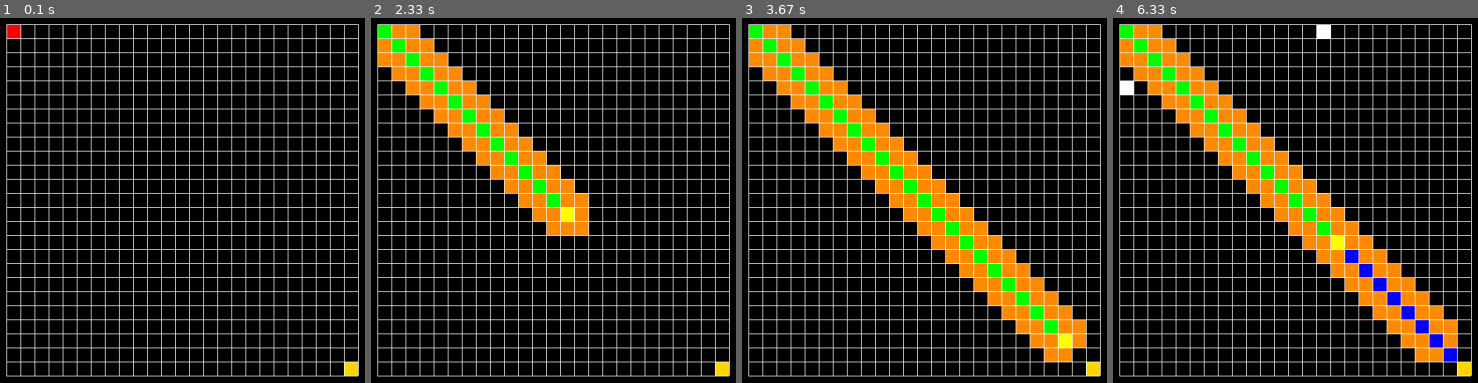
Above: before the commit, frames 1-4 (left to right).
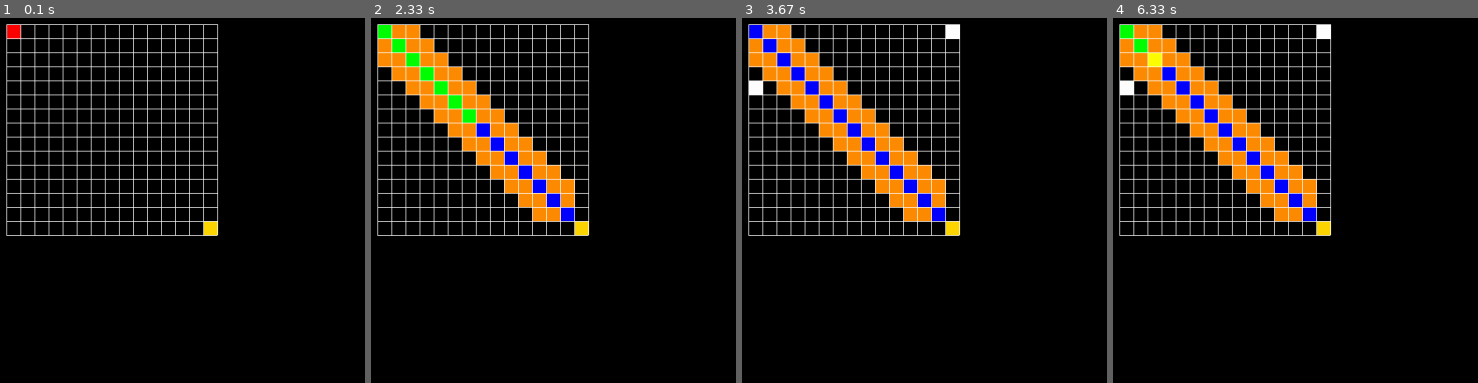
Above: after the commit, the same moments.

Repository: Elfikk/PathFindingVisualisation
Game: pygame game, started from main.py
Same seed, same stepped clock (60 frames per second), same inputs: the game is played once before the commit and once after it.
Inputs (mouse positions are in pixels of both pictures, inside the frame that each line leads up to):
- Up to frame 1 (0.1 s): no input
- Up to frame 2 (2.33 s): tap Space at 0.33 s
- Up to frame 3 (3.67 s): click (953, 32) at 3.28 s; click (756, 87) at 3.62 s
- Up to frame 4 (6.33 s): tap Space at 3.97, 4.27 s

The runs differ from the first frame. In frame 1, 14% of the frame differs, in the area x 1-99%, y 1-99%; in frame 2, 15%; in frame 3, 22%; in frame 4, 21%.

Commit message:
For File Transfer

Diff:
--- a/Interface.py
+++ b/Interface.py
@@ -25,6 +25,8 @@
         self.columns = columns
         self.grid_x_min = x_min
         self.grid_y_min = y_min
+        # self.grid_gen_method = grid_gen_method
+        # self.graph_gen_method = graph_gen_method
 
     def change_status(self, node_id, code_word):
         #Used for changing the Tile colour in simple cases - can be used in
@@ -63,6 +65,11 @@
         return ((pos[0] - self.grid_x_min)//self.grid_interval, \
                 (pos[1] - self.grid_y_min)//self.grid_interval)
 
+    def update_grid(self, columns, rows, start_x, start_y, target_x, target_y):
+        if columns != self.columns or rows != self.rows:
+            #Regenerate grid from scratch.
+            self.graph
+
 
 def cartesian_distance(x0, y0, x1, y1):
     return ((x0 - x1)**2 + (y0 - y1)**2)**0.5
--- a/UI.py
+++ b/UI.py
@@ -46,32 +46,32 @@
         self.entry_group = QGroupBox()
         entries_layout = QVBoxLayout()
 
-        columns = QLineEdit("50")
+        self.columns_input = QLineEdit("50")
         by_label = QLabel("x")
-        rows = QLineEdit("50")
+        self.rows_input = QLineEdit("50")
 
         grid_size_layout = QHBoxLayout()
-        grid_size_layout.addWidget(columns)
+        grid_size_layout.addWidget(self.columns_input)
         grid_size_layout.addWidget(by_label)
-        grid_size_layout.addWidget(rows)
+        grid_size_layout.addWidget(self.rows_input)
 
-        start_x_entry = QLineEdit("0")
+        self.start_x_entry = QLineEdit("0")
         start_comma_label = QLabel(",")
-        start_y_entry = QLineEdit("0")
+        self.start_y_entry = QLineEdit("0")
 
         start_layout = QHBoxLayout()
-        start_layout.addWidget(start_x_entry)
+        start_layout.addWidget(self.start_x_entry)
         start_layout.addWidget(start_comma_label)
-        start_layout.addWidget(start_y_entry)
+        start_layout.addWidget(self.start_y_entry)
 
-        target_x_entry = QLineEdit("50")
+        self.target_x_entry = QLineEdit("50")
         target_comma_label = QLabel(",")
-        target_y_entry = QLineEdit("50")
+        self.target_y_entry = QLineEdit("50")
 
         target_layout = QHBoxLayout()
-        target_layout.addWidget(target_x_entry)
+        target_layout.addWidget(self.target_x_entry)
         target_layout.addWidget(target_comma_label)
-        target_layout.addWidget(target_y_entry)
+        target_layout.addWidget(self.target_y_entry)
 
         entries_layout.addStretch(1)
         entries_layout.addLayout(grid_size_layout)
@@ -91,7 +91,6 @@
 
         headings_layout = QGridLayout()
         headings_layout.addWidget(x_column_label, 0, 0)
-        # headings_layout.addStretch(1)
         headings_layout.addWidget(y_column_label, 0, 2)
 
         self.headings_group.setLayout(headings_layout)
@@ -120,7 +119,13 @@
 
     @pyqtSlot()
     def on_update(self):
-        self.update_method()
+        rows = int(self.rows_input.text())
+        columns = int(self.columns_input.text())
+        start_x = int(self.start_x_entry.text())
+        start_y = int(self.start_y_entry.text())
+        target_x = int(self.target_x_entry.text())
+        target_y = int(self.target_y_entry.text())
+        self.update_method(columns, rows, start_x, start_y, target_x, target_y)
 
     @pyqtSlot()
     def on_start(self):
--- a/main.py
+++ b/main.py
@@ -18,7 +18,7 @@
 background_colour = (0,0,0)
 grid_colour = (255,255,255)
 
-rows, columns = 25, 25
+rows, columns = 15, 15
 x_min, y_min = 140, 110
 interval = 20
 
@@ -38,8 +38,7 @@
     #To save on rewriting all the pygame window drawing.
 
     screen.fill(background_colour)
-    draw_grid(screen, grid_colour, columns, rows, x_min, y_min, \
-                interval)
+    draw_grid(screen, grid_colour, columns, rows, x_min, y_min, interval)
     all_tiles.draw(screen)
 
     pygame.display.flip()
@@ -81,7 +80,7 @@
         #Spacebar - start algo
         if event.type == pygame.KEYDOWN and event.key == pygame.K_SPACE:
 
-            open_set, closed_set, h, g = a_star_setup(graph, start, target)
+            open_set, closed_set, h, g = a_star_setup(adapter.graph, start, target)
 
             neighbours = []
 
@@ -94,13 +93,13 @@
                 pygame.event.pump()
 
                 open_set, closed_set, h, g, neighbours, pos, previous_pos =\
-                    visit_next_node(graph, target, open_set, closed_set, h, g,\
+                    visit_next_node(adapter.graph, target, open_set, closed_set, h, g,\
                                     adapter)
 
                 if neighbours != None:
 
                     for neighbour_pos in neighbours:
-                        mark_neighbour(graph, open_set, closed_set, h, g, \
+                        mark_neighbour(adapter.graph, open_set, closed_set, h, g, \
                                        adapter, pos, neighbour_pos)
 
                         screen.fill(background_colour)
